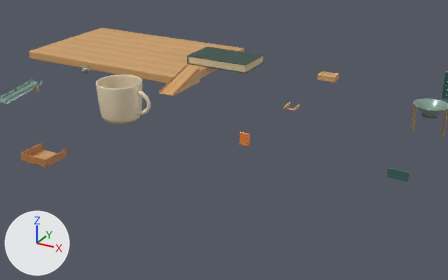
A saved change to the Blender file art/Tuki.blend.
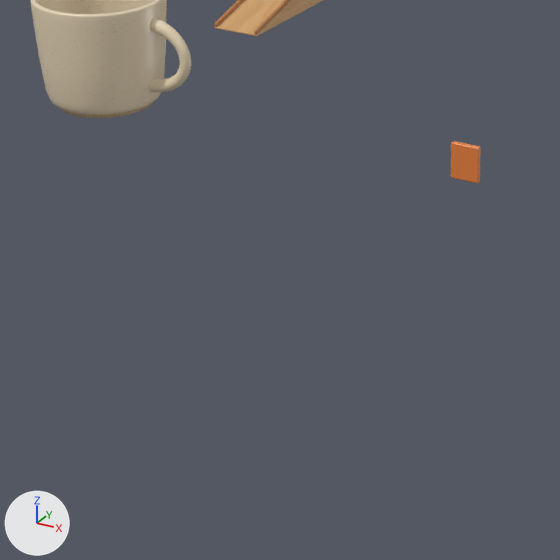
Each version is shown from a 50 mm camera at (0.499, -0.943, 0.383) aimed at (0.154, -0.315, 0.069), then close up on the part from 19% to 62% of the width and 30% to 98% of the height. Every picture has the same lights, and +X, +Y and +Z are marked at lower left. The older version's two pictures come first.

Script lines for the objects in view, before the commit:
```python
ob_cup___original = bpy.data.objects.new('cup • Original', None)
ob_cup___original.location = (-0.115, -0.18, 0.0)
ob_cup___original.instance_type = 'COLLECTION'
ob_cup___original.instance_collection = col_cup___original
ob_paddle___original = bpy.data.objects.new('paddle • Original', None)
ob_paddle___original.location = (0.115, -0.18, 0.0)
ob_paddle___original.instance_type = 'COLLECTION'
ob_paddle___original.instance_collection = col_paddle___original
ob_ramp___original = bpy.data.objects.new('ramp • Original', None)
ob_ramp___original.location = (-0.115, 0.0, 0.0)
ob_ramp___original.instance_type = 'COLLECTION'
ob_ramp___original.instance_collection = col_ramp___original
```
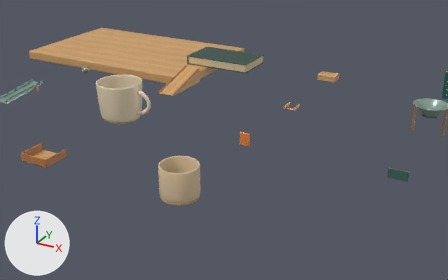
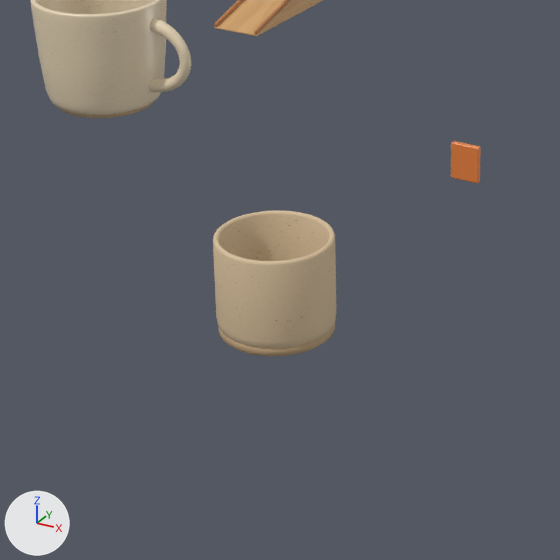
The change, as a diff of the scene's bpy script:
```diff
--- a/art/Tuki.blend.py
+++ b/art/Tuki.blend.py
@@ img_gres_arena_png @@
+img_gres_arena_png = load_image('Gres arena.png', '_unpacked/Gres_arena.png', 128, 128, 'sRGB')
@@ mat_gres_arena_mate @@
+mat_gres_arena_mate = principled_material('Gres arena mate')
+mat_gres_arena_mate.texture = img_gres_arena_png
+mat_gres_arena_mate.roughness = 0.71
@@ me_tumbler___malla @@
+me_tumbler___malla.from_pydata(...)  # 1008 vertices, 900 faces; spans x -0.026..0.026, y -0.026..0.026, z 0.0..0.045
+me_tumbler___malla.polygons.foreach_set('use_smooth', [True] * 900)
+# faces by material slot: [226, 674]
+me_tumbler___malla.materials.append(mat_pie_de_gres)  # beige #bc9f79
+me_tumbler___malla.materials.append(mat_gres_arena_mate)  # picture img_gres_arena_png
@@ col_tumbler___original @@
+col_tumbler___original = bpy.data.collections.new('tumbler • Original')
+col_tumbler___original.objects.link(ob_tumbler)
@@ ob_tumbler___original @@
+ob_tumbler___original = bpy.data.objects.new('tumbler • Original', None)
+ob_tumbler___original.location = (0.115, -0.36, 0.0)
+ob_tumbler___original.instance_type = 'COLLECTION'
+ob_tumbler___original.instance_collection = col_tumbler___original
@@ ob_tumbler @@
+ob_tumbler = bpy.data.objects.new('tumbler', me_tumbler___malla)
+ob_tumbler.location = (0.0, 0.0, 0.0)
```

Changed parts and their boxes (x1, y1, x2, y2) in the close-ups (560 x 560 px):
'tumbler • Original', added (beige): after (213, 211, 336, 356)
